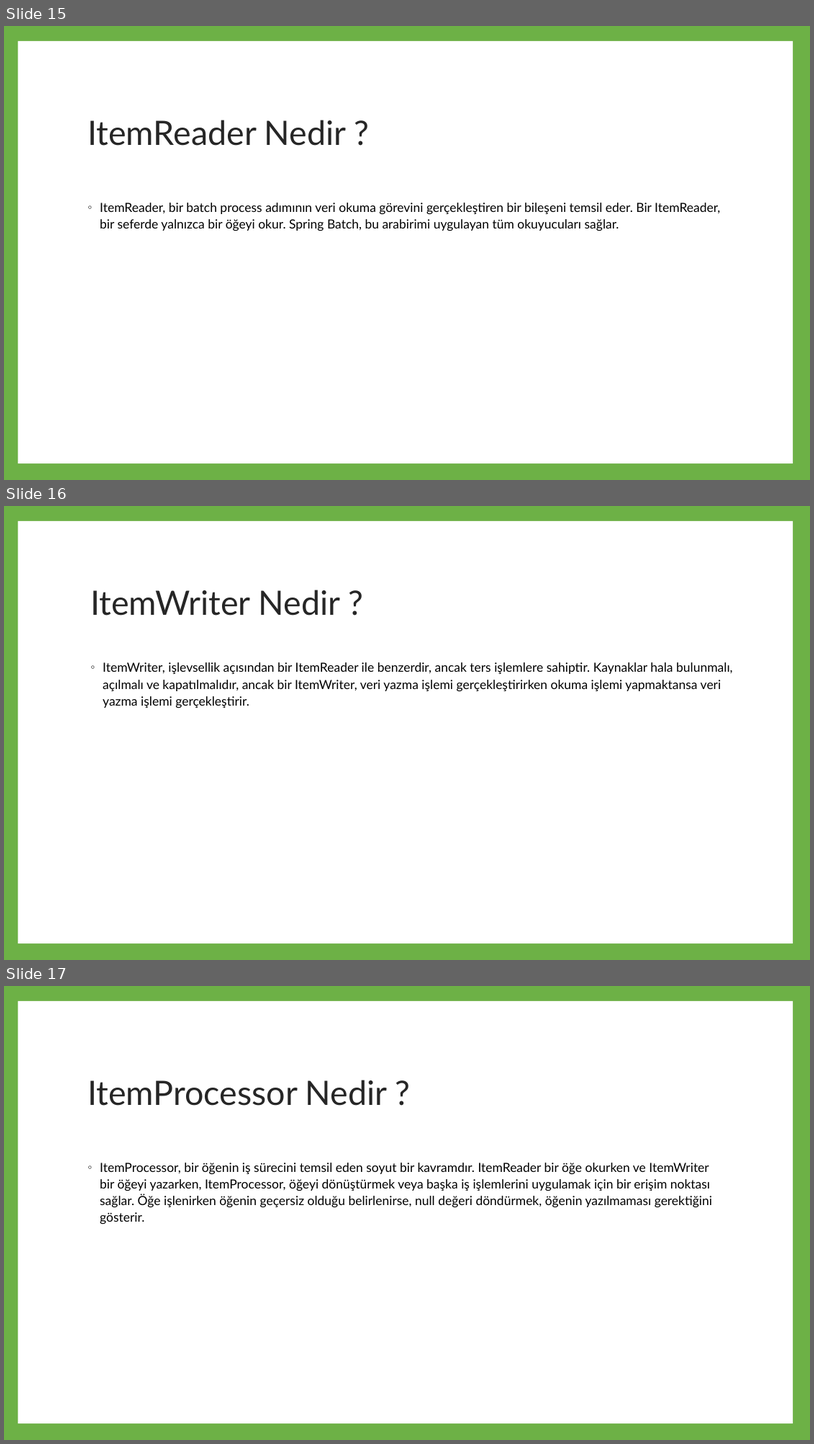
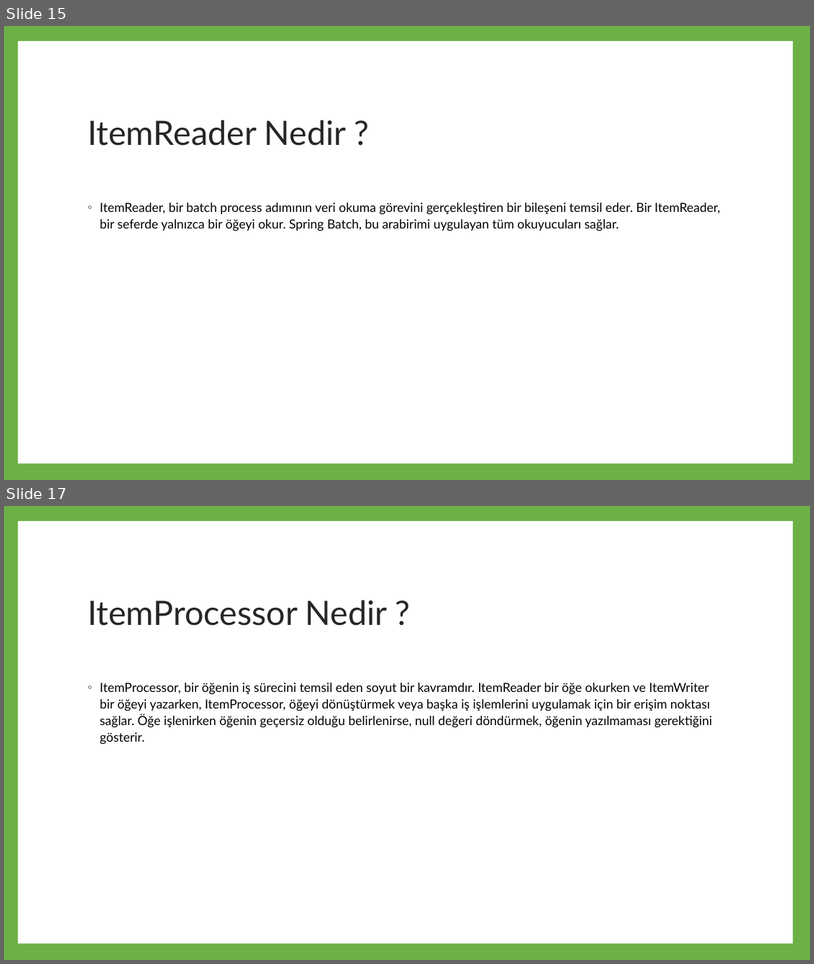
Before and after one commit to yusufemirhanarslan/PythonExercise, a slide deck: SpringBatch.pptx. Shown one above the other, each under a label of ours: slides 15, 16 and 17 before the commit, slides 15 and 17 after it; the slides between them are not shown. The pictures are 814x1444 and 814x964 pixels, drawn with LibreOffice and Linux fonts; fonts in the diff are those of the drawing. Boxes give left, top, right and bottom in pixels: in the first picture for what was removed or moved away, otherwise in the second. Text is boxed around its words. In the diff, an @@ line names an element or a change of style, - is before the commit and + after.

```diff
--- a/SpringBatch.pptx
+++ b/SpringBatch.pptx
@@ slide 16 removed at [4,506,810,960], background #FFFFFF @@
@@ rectangle removed at [4,506,810,960] @@
@@ rectangle removed at [18,521,793,943] @@
@@ text removed at [90,590,341,615] @@
-ItemWriter Nedir ?
@@ text removed at [103,662,733,708] @@
-◦ ItemWriter, işlevsellik açısından bir ItemReader ile benzerdir, ancak ters işlemlere sahiptir. Kaynaklar hala bulunmalı, açılmalı ve kapatılmalıdır, ancak bir ItemWriter, veri yazma işlemi gerçekleştirirken okuma işlemi yapmaktansa veri yazma işlemi gerçekleştirir.
```
Also in this commit, not shown: 10 slides changed, 3 slides added, 1 other slide removed.
